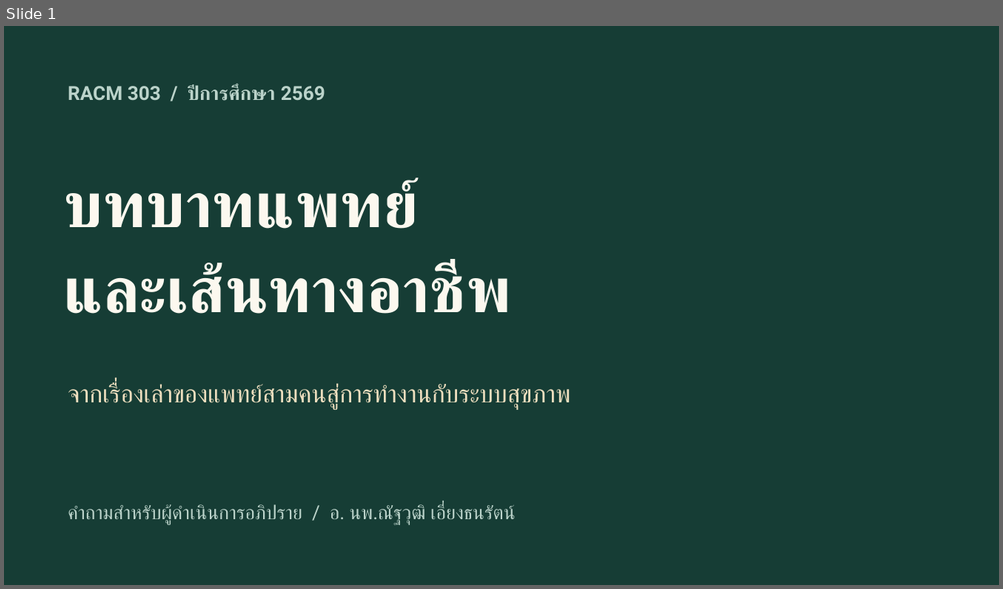
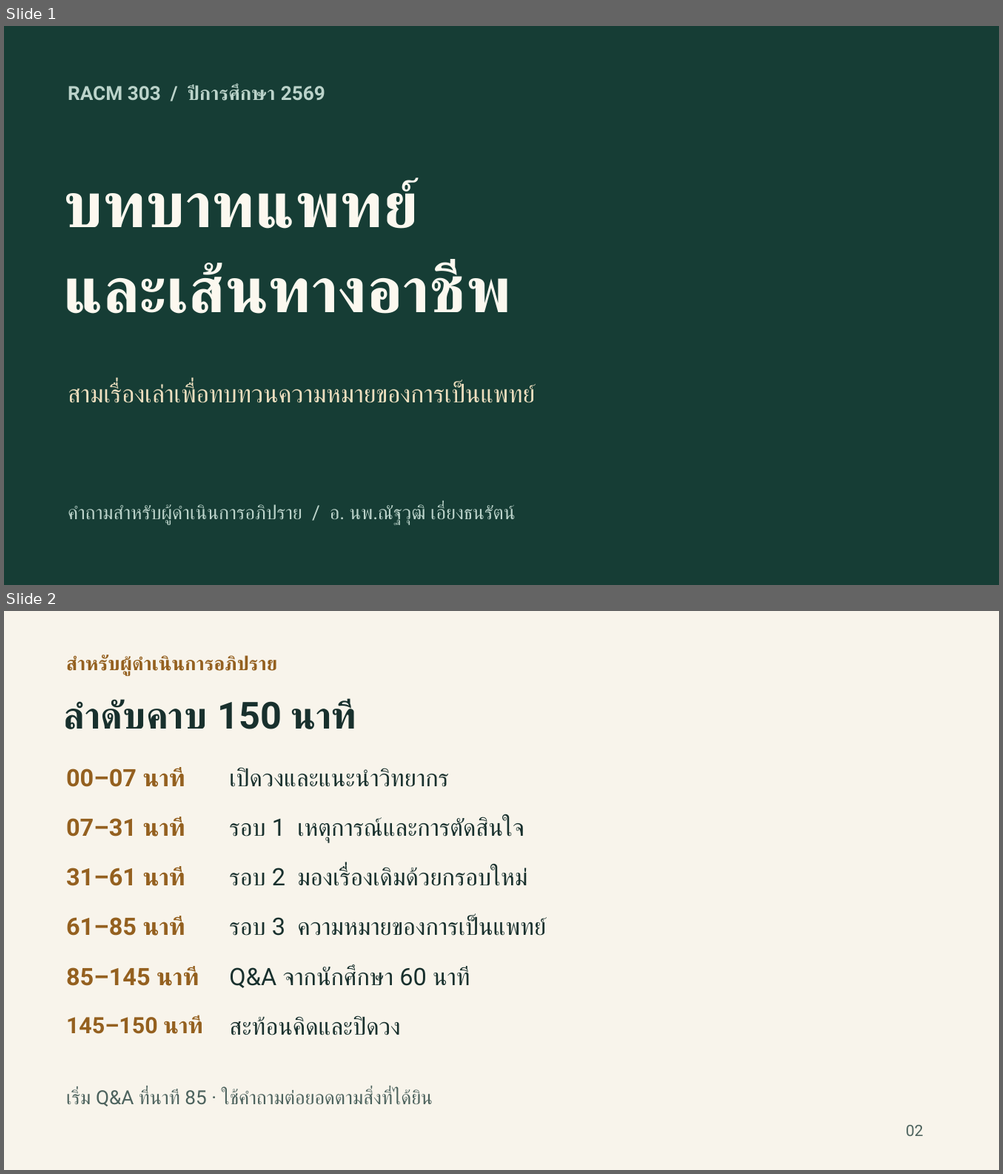
Before and after one commit to smartwoo/racm303-2569-faculty-member, a slide deck: exports/pptx/RACM303_2569_Physician_Roles_Moderator.pptx. Shown one above the other, each under a label of ours: slide 1 before the commit, slides 1 and 2 after it. The pictures are 1003x589 and 1003x1174 pixels, drawn with LibreOffice and Linux fonts; fonts in the diff are those of the drawing. Boxes give left, top, right and bottom in pixels: in the first picture for what was removed or moved away, otherwise in the second. Text is boxed around its words. In the diff, an @@ line names an element or a change of style, - is before the commit and + after.

```diff
--- a/exports/pptx/RACM303_2569_Physician_Roles_Moderator.pptx
+++ b/exports/pptx/RACM303_2569_Physician_Roles_Moderator.pptx
@@ slide 2 added at [4,611,999,1170], background #F8F4EB @@
@@ text added at [66,655,278,675], 18.8 pt, text #94601F, bold @@
+สำหรับผู้ดำเนินการอภิปราย
@@ text added at [64,700,354,729], 36 pt, text #18302D, bold @@
+ลำดับคาบ 150 นาที
@@ text added at [66,767,184,787], 23.2 pt, text #94601F, bold @@
+00–07 นาที
@@ text added at [229,767,449,787], 23.2 pt, text #18302D @@
+เปิดวงและแนะนำวิทยากร
@@ text added at [66,817,184,837], 23.2 pt, text #94601F, bold @@
+07–31 นาที
@@ text added at [229,817,524,843], 23.2 pt, text #18302D @@
+รอบ 1 เหตุการณ์และการตัดสินใจ
@@ text added at [66,866,184,886], 23.2 pt, text #94601F, bold @@
+31–61 นาที
@@ text added at [229,866,528,886], 23.2 pt, text #18302D @@
+รอบ 2 มองเรื่องเดิมด้วยกรอบใหม่
@@ text added at [66,917,184,936], 23.2 pt, text #94601F, bold @@
+61–85 นาที
@@ text added at [229,917,546,936], 23.2 pt, text #18302D @@
+รอบ 3 ความหมายของการเป็นแพทย์
@@ text added at [66,966,197,986], 23.2 pt, text #94601F, bold @@
+85–145 นาที
@@ text added at [229,966,469,988], 23.2 pt, text #18302D @@
+Q&A จากนักศึกษา 60 นาที
@@ text added at [66,1016,201,1034], 21.8 pt, text #94601F, bold @@
+145–150 นาที
@@ text added at [229,1016,400,1036], 23.2 pt, text #18302D @@
+สะท้อนคิดและปิดวง
@@ text added at [66,1090,432,1107], 18.8 pt, text #4C625D @@
+เริ่ม Q&A ที่นาที 85 · ใช้คำถามต่อยอดตามสิ่งที่ได้ยิน
@@ text added at [905,1125,923,1136], 15 pt, text #4C625D @@
+02
@@ slide 1 changed as well @@
@@ text at [68,383,535,403]: text changed @@
-จากเรื่องเล่าของแพทย์สามคนสู่การทำงานกับระบบสุขภาพ
+สามเรื่องเล่าเพื่อทบทวนความหมายของการเป็นแพทย์
```
Also in this commit, not shown: 4 other slides changed, 14 other slides added, 11 slides removed.
